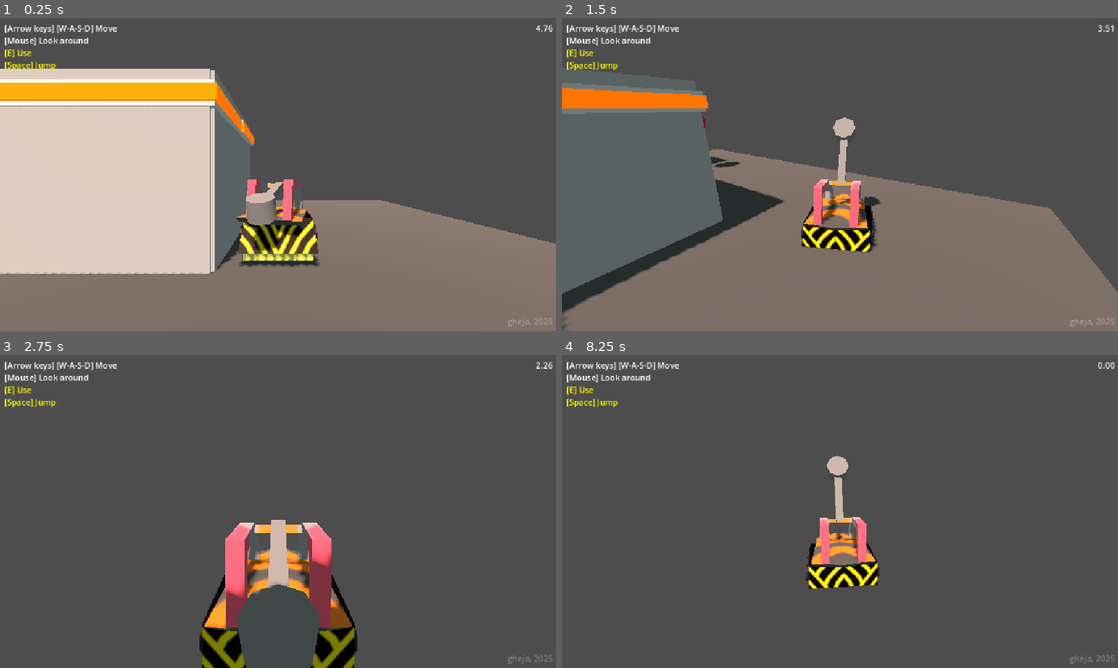
Above: before the commit, frames 1-4 (two rows, left to right).
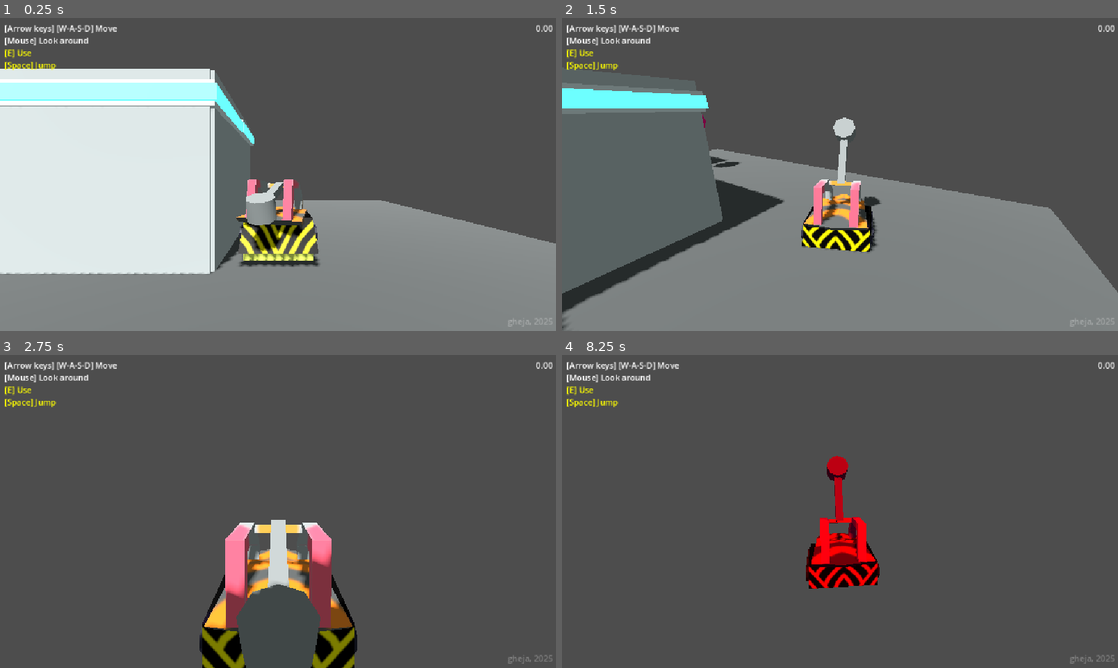
Above: after the commit, the same moments.

Repository: gheja/bot-loop
Game: Godot game, scene res://scenes/main_scene.tscn
The game is run twice, just before and just after one commit, with the same random seed, the same clock (stepped at 60 frames per second) and the same inputs.
Inputs (mouse positions are in pixels of both pictures, inside the frame that each line leads up to):
- Up to frame 1 (0.25 s): no input
- Up to frame 2 (1.5 s): move the mouse to (867, 174) at 0.52 s; hold W (move_up) from 0.53 s (still down); tap E (action_primary) at 0.6, 1.35 s; move the mouse to (812, 174) at 1.27 s
- Up to frame 3 (2.75 s): keep holding W (move_up); move the mouse to (289, 505) at 2.02 s; tap E (action_primary) at 2.1 s
- Up to frame 4 (8.25 s): move the mouse to (834, 517) at 2.77 s; tap E (action_primary) every 0.75 s from 2.85 to 8.1 s; move the mouse to (878, 514) at 3.52 s; move the mouse to (795, 508) at 4.27 s; move the mouse to (845, 511) at 5.02 s; move the mouse to (817, 505) at 5.77 s; release W (move_up) at 5.78 s; hold D (move_right) 5.78-6.53 s; move the mouse to (867, 511) at 6.52 s; hold W (move_up) from 6.53 s (still down); move the mouse to (812, 511) at 7.27 s; move the mouse to (851, 505) at 8.02 s

The runs differ from the first frame. In frame 1, 52% of the frame differs, in the area x 0-100%, y 2-100%; in frame 2, 36%; in frame 3, 2.5%; in frame 4, 2.3%.

Commit message:
Added light effects for timers, added an extra timer to start the main timer

Diff:
--- a/src/autoload/signals.gd
+++ b/src/autoload/signals.gd
@@ -2,3 +2,7 @@
 
 signal stop_pressed
 signal start_transition
+
+signal timer_started
+signal timer_failed
+signal timer_stopped
--- /dev/null
+++ b/src/materials/light_strip_failed.tres
@@ -0,0 +1,7 @@
+[gd_resource type="StandardMaterial3D" format=3 uid="uid://cxu0npcuoc5fe"]
+
+[resource]
+albedo_color = Color(1, 0.113725, 0, 1)
+emission_enabled = true
+emission = Color(1, 0.113725, 0, 1)
+disable_receive_shadows = true
--- /dev/null
+++ b/src/materials/light_strip_running.tres
@@ -0,0 +1,7 @@
+[gd_resource type="StandardMaterial3D" format=3 uid="uid://xd6ffhfgeoky"]
+
+[resource]
+albedo_color = Color(1, 0.411765, 0, 1)
+emission_enabled = true
+emission = Color(1, 0.411765, 0, 1)
+disable_receive_shadows = true
--- /dev/null
+++ b/src/materials/light_strip_stopped.tres
@@ -0,0 +1,7 @@
+[gd_resource type="StandardMaterial3D" format=3 uid="uid://batshx6auqv13"]
+
+[resource]
+albedo_color = Color(0.392157, 1, 1, 1)
+emission_enabled = true
+emission = Color(0.392157, 1, 1, 1)
+disable_receive_shadows = true
--- /dev/null
+++ b/src/objects/object_wall.gd
@@ -0,0 +1,32 @@
+extends StaticBody3D
+
+@onready var material_running = preload("res://materials/light_strip_running.tres")
+@onready var material_stopped = preload("res://materials/light_strip_stopped.tres")
+@onready var material_failed = preload("res://materials/light_strip_failed.tres")
+
+func _ready() -> void:
+	var a = get_node_or_null("Line1")
+	print(a)
+
+	Signals.timer_started.connect(_on_timer_started)
+	Signals.timer_stopped.connect(_on_timer_stopped)
+	Signals.timer_failed.connect(_on_timer_failed)
+
+func set_material_on_obj(name, material):
+	var obj = get_node_or_null(name)
+
+	if obj:
+		(obj as CSGBox3D).material = material
+
+func set_material(material):
+	set_material_on_obj("Color1", material)
+	set_material_on_obj("Color2", material)
+
+func _on_timer_started():
+	set_material(material_running)
+
+func _on_timer_failed():
+	set_material(material_failed)
+
+func _on_timer_stopped():
+	set_material(material_stopped)
--- a/src/objects/object_wall.tscn
+++ b/src/objects/object_wall.tscn
@@ -1,4 +1,7 @@
-[gd_scene load_steps=6 format=3 uid="uid://cyh8e8m3vwrml"]
+[gd_scene load_steps=7 format=3 uid="uid://cyh8e8m3vwrml"]
+
+[ext_resource type="Script" uid="uid://deabq7ojscdl6" path="res://objects/object_wall.gd" id="1_hod4d"]
+[ext_resource type="Material" uid="uid://cxu0npcuoc5fe" path="res://materials/light_strip_failed.tres" id="2_hod4d"]
 
 [sub_resource type="StandardMaterial3D" id="StandardMaterial3D_xm2oa"]
 albedo_color = Color(0.728822, 0.728822, 0.728822, 1)
@@ -13,13 +16,8 @@
 [sub_resource type="StandardMaterial3D" id="StandardMaterial3D_hod4d"]
 albedo_color = Color(0.886262, 0.886261, 0.886262, 1)
 
-[sub_resource type="StandardMaterial3D" id="StandardMaterial3D_3lkjc"]
-albedo_color = Color(1, 0.411765, 0, 1)
-emission_enabled = true
-emission = Color(1, 0.411765, 0, 1)
-disable_receive_shadows = true
-
 [node name="ObjectWall" type="StaticBody3D"]
+script = ExtResource("1_hod4d")
 
 [node name="CSGBox3D" type="CSGBox3D" parent="."]
 transform = Transform3D(1, 0, 0, 0, 1, 0, 0, 0, 1, 0, 1.5, 1)
@@ -37,10 +35,10 @@
 
 [node name="Line1" type="CSGBox3D" parent="."]
 transform = Transform3D(1, 0, 0, 0, 1, 0, 0, 0, 1, 0, 2.62893, 1.06555)
-size = Vector3(2, 0.373535, 0.1)
+size = Vector3(2.01563, 0.373535, 0.1)
 material = SubResource("StandardMaterial3D_hod4d")
 
 [node name="Color1" type="CSGBox3D" parent="."]
 transform = Transform3D(1, 0, 0, 0, 1, 0, 0, 0, 1, 0, 2.62893, 1.1013)
 size = Vector3(2, 0.240479, 0.1)
-material = SubResource("StandardMaterial3D_3lkjc")
+material = ExtResource("2_hod4d")
--- a/src/objects/object_wall_corner.tscn
+++ b/src/objects/object_wall_corner.tscn
@@ -1,4 +1,7 @@
-[gd_scene load_steps=6 format=3 uid="uid://2l7r5ndv1t6j"]
+[gd_scene load_steps=7 format=3 uid="uid://2l7r5ndv1t6j"]
+
+[ext_resource type="Material" uid="uid://cxu0npcuoc5fe" path="res://materials/light_strip_failed.tres" id="1_0p2m4"]
+[ext_resource type="Script" uid="uid://deabq7ojscdl6" path="res://objects/object_wall.gd" id="1_n0v6m"]
 
 [sub_resource type="StandardMaterial3D" id="StandardMaterial3D_xm2oa"]
 albedo_color = Color(0.728822, 0.728822, 0.728822, 1)
@@ -13,13 +16,8 @@
 [sub_resource type="StandardMaterial3D" id="StandardMaterial3D_wfjwq"]
 albedo_color = Color(0.886262, 0.886261, 0.886262, 1)
 
-[sub_resource type="StandardMaterial3D" id="StandardMaterial3D_0p2m4"]
-albedo_color = Color(1, 0.411765, 0, 1)
-emission_enabled = true
-emission = Color(1, 0.411765, 0, 1)
-disable_receive_shadows = true
-
 [node name="ObjectWallCorner" type="StaticBody3D"]
+script = ExtResource("1_n0v6m")
 
 [node name="CSGBox3D" type="CSGBox3D" parent="."]
 transform = Transform3D(1, 0, 0, 0, 1, 0, 0, 0, 1, 0, 1.5, 1)
@@ -41,21 +39,21 @@
 shape = SubResource("BoxShape3D_xm2oa")
 
 [node name="Line1" type="CSGBox3D" parent="."]
-transform = Transform3D(1, 0, 0, 0, 1, 0, 0, 0, 1, 0.0446777, 2.62893, 1.06555)
-size = Vector3(2.08936, 0.373535, 0.1)
+transform = Transform3D(1, 0, 0, 0, 1, 0, 0, 0, 1, 0.0426025, 2.62893, 1.06555)
+size = Vector3(2.08521, 0.373535, 0.1)
 material = SubResource("StandardMaterial3D_wfjwq")
 
 [node name="Color1" type="CSGBox3D" parent="."]
-transform = Transform3D(1, 0, 0, 0, 1, 0, 0, 0, 1, 0.0622559, 2.62893, 1.1013)
-size = Vector3(2.12451, 0.240479, 0.1)
-material = SubResource("StandardMaterial3D_0p2m4")
+transform = Transform3D(1, 0, 0, 0, 1, 0, 0, 0, 1, 0.0608521, 2.62893, 1.1013)
+size = Vector3(2.1217, 0.240479, 0.1)
+material = ExtResource("1_0p2m4")
 
 [node name="Line2" type="CSGBox3D" parent="."]
-transform = Transform3D(-4.37114e-08, 0, 1, 0, 1, 0, -1, 0, -4.37114e-08, 1.03932, 2.62893, 0.0834246)
-size = Vector3(2, 0.373535, 0.1)
+transform = Transform3D(-4.37114e-08, 0, 1, 0, 1, 0, -1, 0, -4.37114e-08, 1.03559, 2.62893, 0.0590105)
+size = Vector3(2.10938, 0.373535, 0.1)
 material = SubResource("StandardMaterial3D_wfjwq")
 
 [node name="Color2" type="CSGBox3D" parent="."]
-transform = Transform3D(-4.37114e-08, 0, 1, 0, 1, 0, -1, 0, -4.37114e-08, 1.07508, 2.62893, 0.0992937)
-size = Vector3(2.03174, 0.240479, 0.1)
-material = SubResource("StandardMaterial3D_0p2m4")
+transform = Transform3D(-4.37114e-08, 0, 1, 0, 1, 0, -1, 0, -4.37114e-08, 1.07135, 2.62893, 0.0746355)
+size = Vector3(2.12451, 0.240479, 0.1)
+material = ExtResource("1_0p2m4")
--- a/src/scenes/main_scene.gd
+++ b/src/scenes/main_scene.gd
@@ -2,20 +2,50 @@
 
 @onready var main_interface: MainInterface = $MainInterface
 @onready var timer: Timer = $Timer
+@onready var timer_starter_timer: Timer = $TimerStarterTimer
+@onready var main_light: DirectionalLight3D = $MainLight
+@onready var world_environment: WorldEnvironment = $WorldEnvironment
 
 func _ready() -> void:
 	Signals.stop_pressed.connect(_on_stop_pressed)
+	Signals.timer_started.connect(_on_timer_started)
+	Signals.timer_stopped.connect(_on_timer_stopped)
+	Signals.timer_failed.connect(_on_timer_failed)
+
 
 	Input.mouse_mode = Input.MOUSE_MODE_CAPTURED
 	timer.timeout.connect(_on_timer_timeout)
-	timer.start()
+
+	Signals.timer_stopped.emit()
+	timer_starter_timer.start()
 
 func _process(delta: float) -> void:
 	main_interface.update(timer.time_left)
 
 func _on_timer_timeout():
-	Signals.start_transition.emit()
+	Signals.timer_failed.emit()
 
 func _on_stop_pressed():
+	timer.stop()
 	print(timer.time_left)
-	timer.stop()
+	Signals.timer_stopped.emit()
+
+func _on_timer_starter_timer_timeout() -> void:
+	Signals.timer_started.emit()
+	timer.start()
+
+func _on_timer_started():
+	main_light.light_color = Color("#ffcbb5")
+	world_environment.environment.ambient_light_color = Color("#dce9ec")
+	world_environment.environment.ambient_light_energy = 0.25
+
+func _on_timer_stopped():
+	main_light.light_color = Color("#ffffff")
+	world_environment.environment.ambient_light_color = Color("#e7ffff")
+	world_environment.environment.ambient_light_energy = 0.25
+
+func _on_timer_failed():
+	main_light.light_color = Color("#ff0000")
+	# world_environment.environment.ambient_light_energy = 0.0
+	world_environment.environment.ambient_light_color = Color("#ff0088")
+	world_environment.environment.ambient_light_energy = 0.1
--- a/src/scenes/main_scene.tscn
+++ b/src/scenes/main_scene.tscn
@@ -18,14 +18,8 @@
 [node name="Camera3D" type="Camera3D" parent="."]
 transform = Transform3D(1, 0, 0, 0, 0.866025, 0.5, 0, -0.5, 0.866025, 1, 3, 2)
 
-[node name="DirectionalLight3D" type="DirectionalLight3D" parent="."]
+[node name="MainLight" type="DirectionalLight3D" parent="."]
 transform = Transform3D(0.866025, 0.482963, -0.12941, -0.12941, 0.466506, 0.875, 0.482963, -0.741025, 0.466506, 0, 4, 0)
-visible = false
-shadow_enabled = true
-
-[node name="DirectionalLight3D2" type="DirectionalLight3D" parent="."]
-transform = Transform3D(0.866025, 0.482963, -0.12941, -0.12941, 0.466506, 0.875, 0.482963, -0.741025, 0.466506, 0, 4, 0)
-light_color = Color(1, 0.796917, 0.709614, 1)
 shadow_enabled = true
 
 [node name="MainInterface" parent="." instance=ExtResource("1_w2twt")]
@@ -37,3 +31,10 @@
 [node name="LevelContainer" type="Node3D" parent="."]
 
 [node name="LevelTest1" parent="LevelContainer" instance=ExtResource("3_7ykc4")]
+
+[node name="TimerStarterTimer" type="Timer" parent="."]
+wait_time = 3.0
+one_shot = true
+
+[connection signal="timeout" from="Timer" to="." method="_on_timer_timeout"]
+[connection signal="timeout" from="TimerStarterTimer" to="." method="_on_timer_starter_timer_timeout"]
